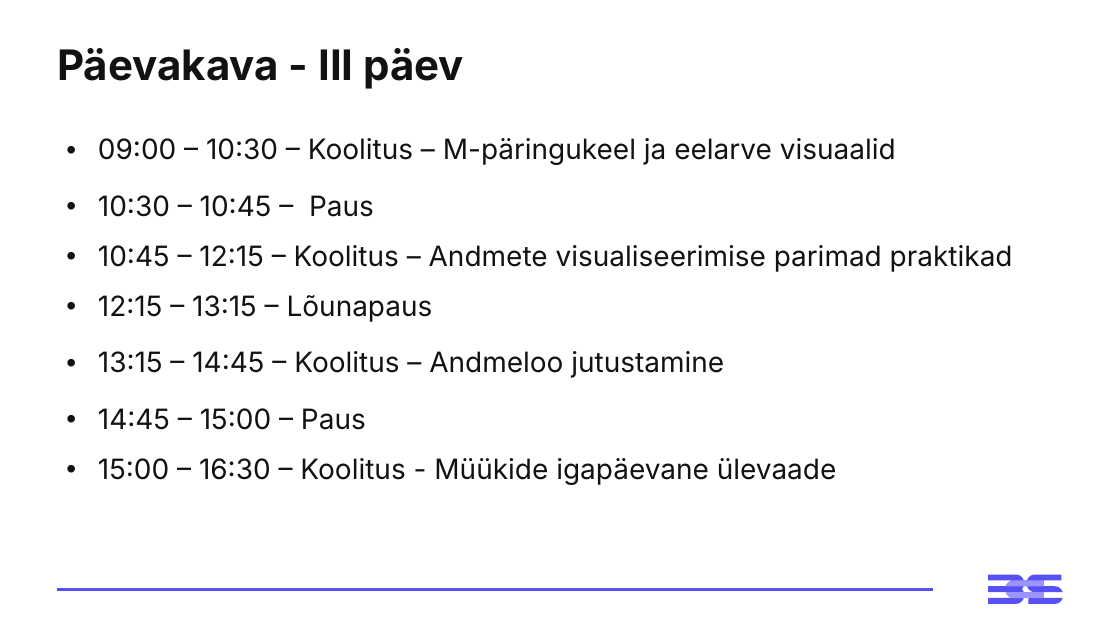
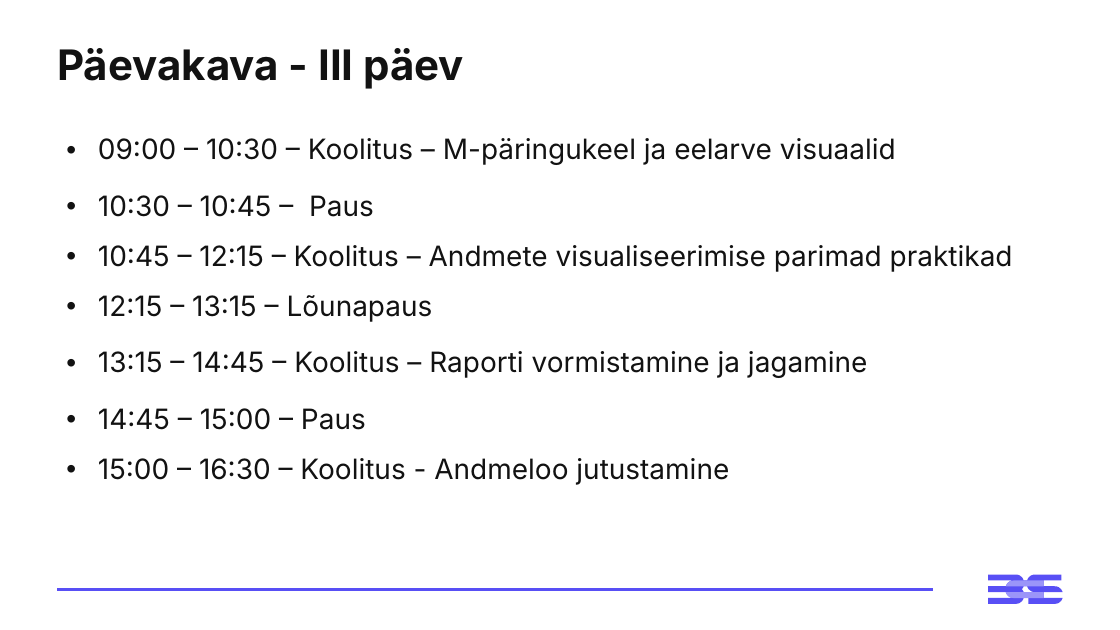
Before and after one commit to virverani/andmetarkus, a slide deck: slide 2 of Day3/3-paev-andmetarkus-esitlus.pptx. Drawn at 1120x630 pixels with LibreOffice and Linux fonts; fonts in the diff are those of the drawing. Boxes give left, top, right and bottom in pixels: in the first picture for what was removed or moved away, otherwise in the second. Text is boxed around its words. In the diff, an @@ line names an element or a change of style, - is before the commit and + after.

```diff
--- a/Day3/3-paev-andmetarkus-esitlus.pptx
+++ b/Day3/3-paev-andmetarkus-esitlus.pptx
@@ table at (57,117,1063,493) @@
-row 5, column 1: 13:15 – 14:45 – Koolitus – Andmeloo jutustamine
+row 5, column 1: 13:15 – 14:45 – Koolitus – Raporti vormistamine ja jagamine
-row 7, column 1: 15:00 – 16:30 – Koolitus - Müükide igapäevane ülevaade
+row 7, column 1: 15:00 – 16:30 – Koolitus - Andmeloo jutustamine
```
Also in this commit, not shown: 1 other slide changed, 2 other files.
